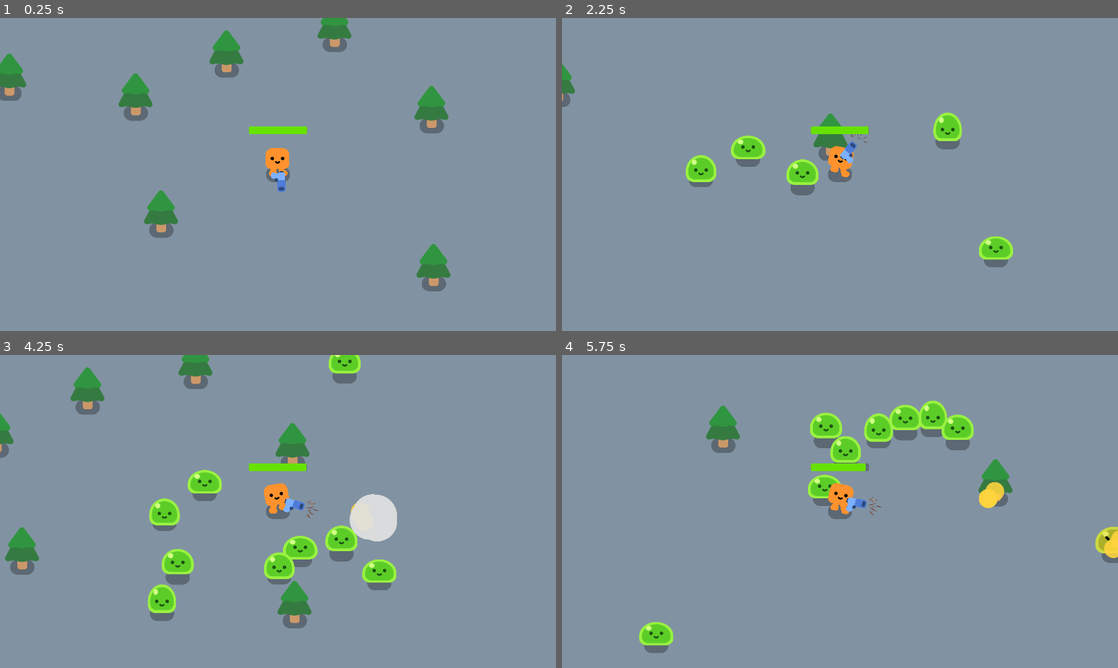
Above: before the commit, frames 1-4 (two rows, left to right).
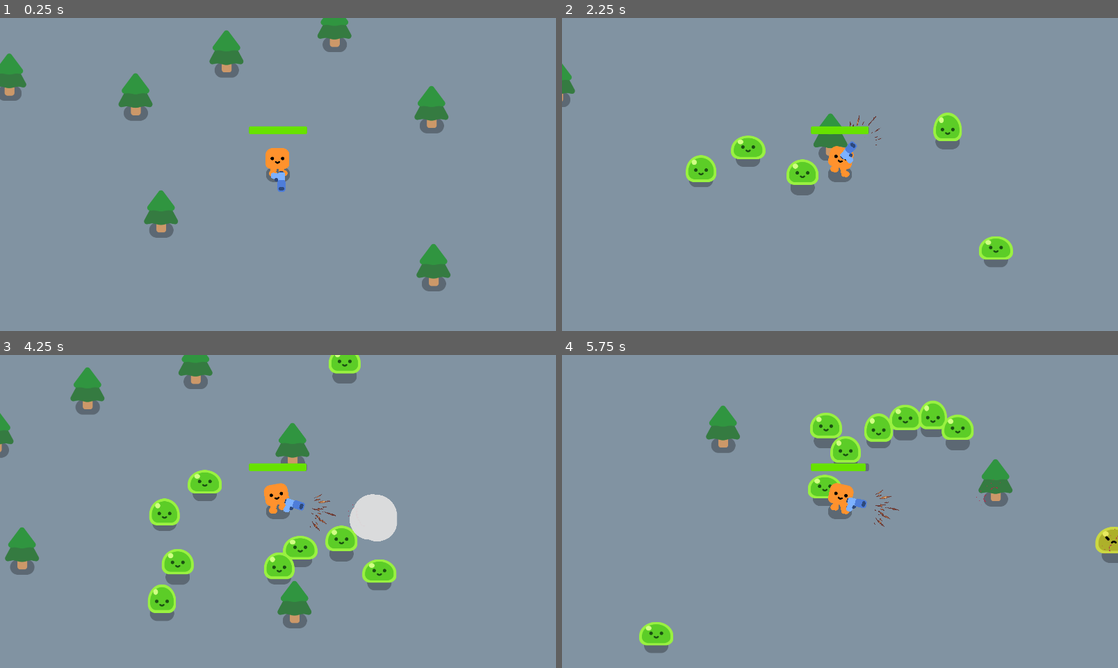
Above: after the commit, the same moments.

Repository: Technostalgic/csci4140-hw2
Game: Godot game, scene res://obj/levels/game.tscn
The game is run twice, just before and just after one commit, with the same random seed, the same clock (stepped at 60 frames per second) and the same inputs. Sound files missing from this copy of the repository are replaced by a short silence.
Inputs (mouse positions are in pixels of both pictures, inside the frame that each line leads up to):
- Up to frame 1 (0.25 s): no input
- Up to frame 2 (2.25 s): tap Enter at 0.5 s; move the mouse to (962, 158) at 0.52 s; press the mouse at (962, 158) at 0.53 s; hold D (move_right) 0.53-1.28 s; move the mouse to (728, 190) at 1.27 s; release the mouse at (728, 190) at 1.28 s; hold S (move_down) 1.28-2.03 s; click (728, 190) at 1.35 s; move the mouse to (895, 105) at 2.02 s; press the mouse at (895, 105) at 2.03 s; hold D (move_right) from 2.03 s (still down)
- Up to frame 3 (4.25 s): move the mouse to (250, 574) at 2.77 s; release D (move_right) at 2.78 s; release the mouse at (250, 574) at 2.78 s; hold W (move_up) 2.78-3.53 s; click (250, 574) at 2.85 s; move the mouse to (444, 558) at 3.52 s; press the mouse at (444, 558) at 3.53 s; hold A (move_left) from 3.53 s (still down)
- Up to frame 4 (5.75 s): move the mouse to (673, 464) at 4.27 s; release the mouse at (673, 464) at 4.28 s; click (673, 464) at 4.35 s; move the mouse to (867, 511) at 5.02 s; release A (move_left) at 5.03 s; press the mouse at (867, 511) at 5.03 s; hold S (move_down) from 5.03 s (still down)

The runs differ from the first frame. In frame 1, less than 0.1% of the frame differs, in the area x 48-52%, y 48-56%; in frame 2, less than 0.1%; in frame 3, less than 0.1%; in frame 4, 0.5%, in the area x 51-100%, y 39-65%.

Commit message:
implement hit effects for shotgun

Diff:
--- a/obj/weapon/shotgun.tscn
+++ b/obj/weapon/shotgun.tscn
@@ -1,19 +1,21 @@
 [gd_scene format=3 uid="uid://cwyjwkmbi18nf"]
 
 [ext_resource type="Script" uid="uid://pyxu55nhookm" path="res://src/weapon/shotgun.gd" id="1_36h01"]
-[ext_resource type="PackedScene" uid="uid://kcl4efkvrany" path="res://obj/effects/impact.tscn" id="2_41mpv"]
 [ext_resource type="Texture2D" uid="uid://coon1w77o334i" path="res://content/gfx/pistol.png" id="4_owrpd"]
 [ext_resource type="AudioStream" uid="uid://dsnsfw3ykcnpn" path="res://content/sfx/test.wav" id="4_qarfq"]
 [ext_resource type="Texture2D" uid="uid://hd1526c0aud8" path="res://content/gfx/shotgun_blast.png" id="5_sflqf"]
-[ext_resource type="Script" uid="uid://dahw6ijlago88" path="res://src/sprite_animator.gd" id="6_kocch"]
+[ext_resource type="Script" uid="uid://dahw6ijlago88" path="res://src/effects/sprite_animator.gd" id="6_kocch"]
+[ext_resource type="Script" uid="uid://cxlpqv7vp5yq0" path="res://src/effects/effect_spawner.gd" id="7_owrpd"]
+[ext_resource type="Texture2D" uid="uid://bg4ubxv7rj0vm" path="res://content/gfx/projectile_sparks.png" id="8_m6nev"]
 
-[node name="Shotgun" type="Node2D" unique_id=1703651934 node_paths=PackedStringArray("audio_player", "raycast", "muzzle_flash", "projectile_spawnpoint", "fire_timer")]
+[node name="Shotgun" type="Node2D" unique_id=1703651934 node_paths=PackedStringArray("audio_player", "raycast", "muzzle_flash", "impact_effects", "projectile_spawnpoint", "fire_timer")]
+texture_filter = 1
 script = ExtResource("1_36h01")
 shoot_sound = ExtResource("4_qarfq")
-impact_effect = ExtResource("2_41mpv")
 audio_player = NodePath("AudioStreamPlayer")
 raycast = NodePath("Raycast")
 muzzle_flash = NodePath("MuzzleFlash")
+impact_effects = NodePath("ProjectileHitEffects")
 damage = 0.5
 projectile_spawnpoint = NodePath("WeaponAnchor/ShotgunGraphic/ProjectileSpawnpoint")
 fire_timer = NodePath("FireTimer")
@@ -44,6 +46,7 @@
 [node name="MuzzleFlash" type="Sprite2D" parent="." unique_id=1478118810]
 position = Vector2(80, -12)
 rotation = 0.7853982
+scale = Vector2(2, 2)
 texture = ExtResource("5_sflqf")
 offset = Vector2(25, -25)
 hframes = 10
@@ -52,3 +55,27 @@
 min_frame = 40
 max_frame = 49
 metadata/_custom_type_script = "uid://dahw6ijlago88"
+
+[node name="ProjectileHitEffects" type="Node" parent="." unique_id=1401472394 node_paths=PackedStringArray("effect_base")]
+script = ExtResource("7_owrpd")
+effect_base = NodePath("SpriteAnimator")
+randomize_h_flip = true
+angle_randomization = 0.0
+metadata/_custom_type_script = "uid://cxlpqv7vp5yq0"
+
+[node name="SpriteAnimator" type="Sprite2D" parent="ProjectileHitEffects" unique_id=2108656231]
+visible = false
+texture_filter = 1
+scale = Vector2(2, 2)
+texture = ExtResource("8_m6nev")
+offset = Vector2(0, -10)
+hframes = 9
+vframes = 9
+frame = 3
+script = ExtResource("6_kocch")
+min_frame = 3
+max_frame = 8
+autoplay = true
+metadata/_custom_type_script = "uid://dahw6ijlago88"
+
+[connection signal="animation_finished" from="ProjectileHitEffects/SpriteAnimator" to="ProjectileHitEffects" method="_on_effect_complete"]
--- /dev/null
+++ b/src/effects/effect_spawner.gd
@@ -0,0 +1,36 @@
+class_name EffectSpawner
+extends Node
+
+@export var effect_base: Node2D = null
+@export var randomize_h_flip: bool = false
+@export var randomize_v_flip: bool = false
+@export var angle_randomization: float = PI * 2
+@export var pool_size: int = 10
+
+var pool: Array[Node2D] = []
+
+func _ready() -> void:
+	for i in range(pool_size):
+		pool.push_back(effect_base.duplicate())
+
+func _get_pooled_item() -> Node2D:
+	var item = pool.pop_back()
+	if not item:
+		item = effect_base.duplicate()
+	self.add_child(item)
+	return item
+
+func _on_effect_complete(effect: Node2D) -> void:
+	var parent := effect.get_parent()
+	if parent:
+		parent.remove_child(effect)
+	pool.push_back(effect)
+
+func spawn_effect(point: Vector2, direction: float) -> void:
+	var fx := _get_pooled_item()
+	if randomize_h_flip and randf() < 0.5:
+		fx.scale.x *= -1
+	if randomize_v_flip and randf() < 0.5:
+		fx.scale.y *= -1
+	fx.global_position = point
+	fx.global_rotation = direction + angle_randomization * (randf() - 0.5)
--- a/src/sprite_animator.gd
+++ b/src/effects/sprite_animator.gd
@@ -1,5 +1,8 @@
 class_name SpriteAnimator
 extends Sprite2D
+
+## Emitted when the animation is finished playend, passing itself as a paramater
+signal animation_finished(anim: Node2D)
 
 @export var min_frame: int = 0
 @export var max_frame: int = 0
@@ -9,8 +12,7 @@
 
 var animation_delta: float = 0
 
-func _ready() -> void:
-	frame = min_frame
+func _enter_tree() -> void:
 	if autoplay: play()
 	else: hide()
 
@@ -24,6 +26,7 @@
 	if cur_frame > max_frame:
 		animation_delta = fmod(animation_delta, anim_range)
 		cur_frame = floori(animation_delta) + min_frame
+		animation_finished.emit(self)
 		if not loop:
 			hide()
 
--- a/src/weapon/shotgun.gd
+++ b/src/weapon/shotgun.gd
@@ -2,10 +2,10 @@
 extends Gun
 
 @export var shoot_sound: AudioStream = null
-@export var impact_effect: PackedScene = null
 @export var audio_player: AudioStreamPlayer = null
 @export var raycast: RayCast2D = null
 @export var muzzle_flash: SpriteAnimator = null
+@export var impact_effects: EffectSpawner = null
 @export var bullets_per_shot: int = 6
 @export var spread: float = PI / 8
 @export_range(0, 1) var evenly_spread_factor: float = 0.8
@@ -77,9 +77,7 @@
 		trail_length = hit_point.distance_to(raycast.global_position)
 
 		# create impact effect
-		var impact := impact_effect.instantiate() as Node2D
-		get_tree().root.add_child(impact)
-		impact.global_position = hit_point
+		impact_effects.spawn_effect(hit_point, raycast.get_collision_normal().angle() + PI * 0.5)
 
 	# create bullet trail
 	var trail = get_trail()
Binary file added: content/gfx/projectile_sparks.png
Not shown, added: content/gfx/projectile_sparks.png.import
Not shown, added: src/effects/effect_spawner.gd.uid
Renamed: src/sprite_animator.gd.uid -> src/effects/sprite_animator.gd.uid
